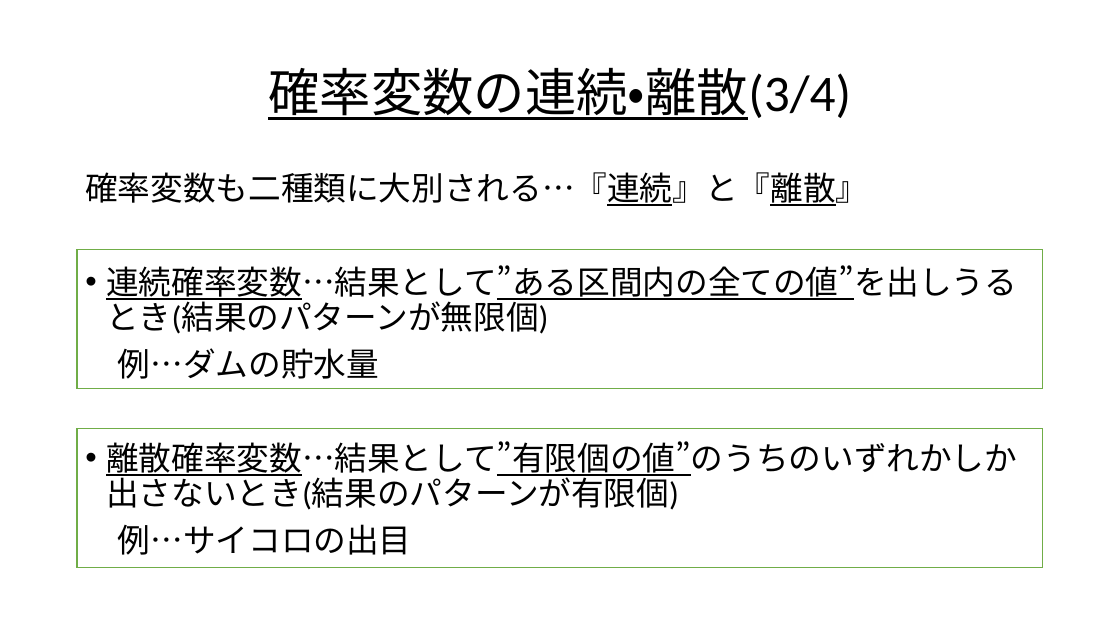
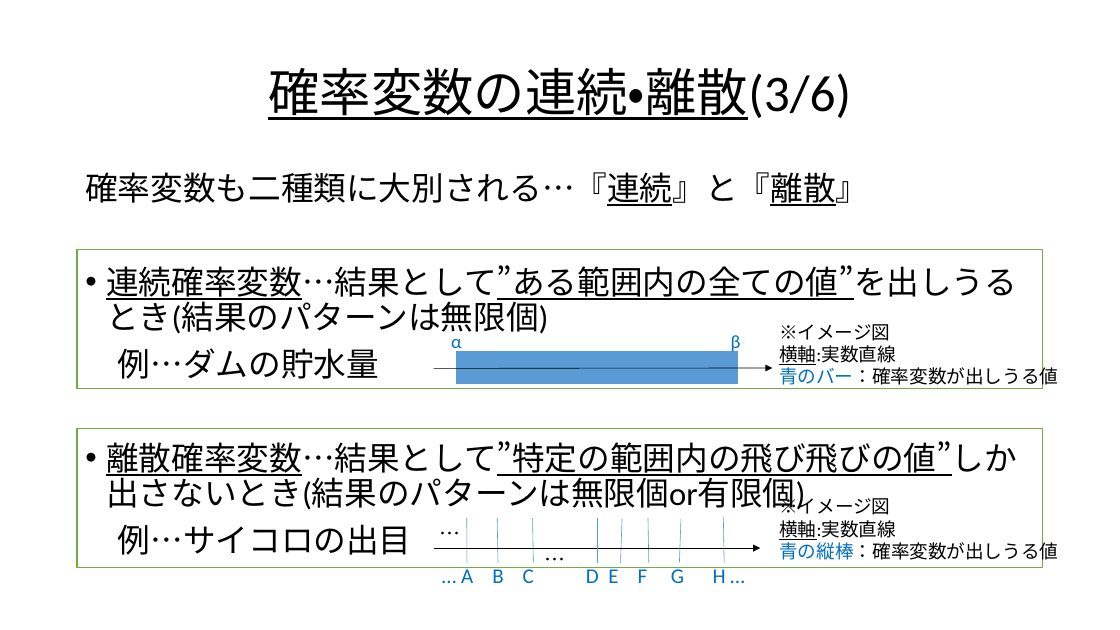
Before and after one commit to Ryo-KATAYAMA/Senior_Project, a slide deck: slide 25 of Chapter4_1.pptx (slide 13 before the commit). Drawn at 1120x630 pixels with LibreOffice and Linux fonts; fonts in the diff are those of the drawing. Boxes give left, top, right and bottom in pixels: in the first picture for what was removed or moved away, otherwise in the second. Text is boxed around its words. In the diff, an @@ line names an element or a change of style, - is before the commit and + after.

```diff
--- a/Chapter4_1.pptx
+++ b/Chapter4_1.pptx
@@ title at (268, 67, 851, 120): text changed @@
-確率変数の連続・離散(3/4)
+確率変数の連続・離散(3/6)
@@ text at (106, 265, 1017, 334): text changed @@
-• 連続確率変数…結果として”ある区間内の全ての値”を出しうるとき(結果のパターンが無限個)
+• 連続確率変数…結果として”ある範囲内の全ての値”を出しうるとき(結果のパターンは無限個)
@@ text added at (779, 324, 1058, 389), 16 pt, text #000000 @@
+※イメージ図
+横軸:実数直線
+青のバー：確率変数が出しうる値
@@ text added at (451, 335, 741, 354), 16 pt, text #0070C0 @@
+α β
@@ rectangle added at (456, 352, 738, 384), fill #5B9BD5, outline #5B9BD5 1 pt @@
@@ arrow added from (434, 369) to (773, 368), #000000 0.5 pt @@
@@ text at (106, 441, 1017, 513): text changed @@
-• 離散確率変数…結果として”有限個の値”のうちのいずれかしか出さないとき(結果のパターンが有限個)
+• 離散確率変数…結果として”特定の範囲内の飛び飛びの値”しか出さないとき(結果のパターンは無限個or有限個)
@@ text added at (779, 494, 1058, 564), 16 pt, text #000000 @@
+※イメージ図
+横軸:実数直線
+青の縦棒：確率変数が出しうる値
@@ text added at (431, 517, 797, 550), 18 pt, text #000000 @@
+… …
@@ group added at (434, 518, 760, 563): 8 lines, 1 arrow @@
@@ text added at (461, 567, 726, 583), 18 pt, text #0070C0 @@
+… A B C D E F G H …
```
Also in this commit, not shown: 25 other slides changed, 13 slides added, 23 slides removed.
